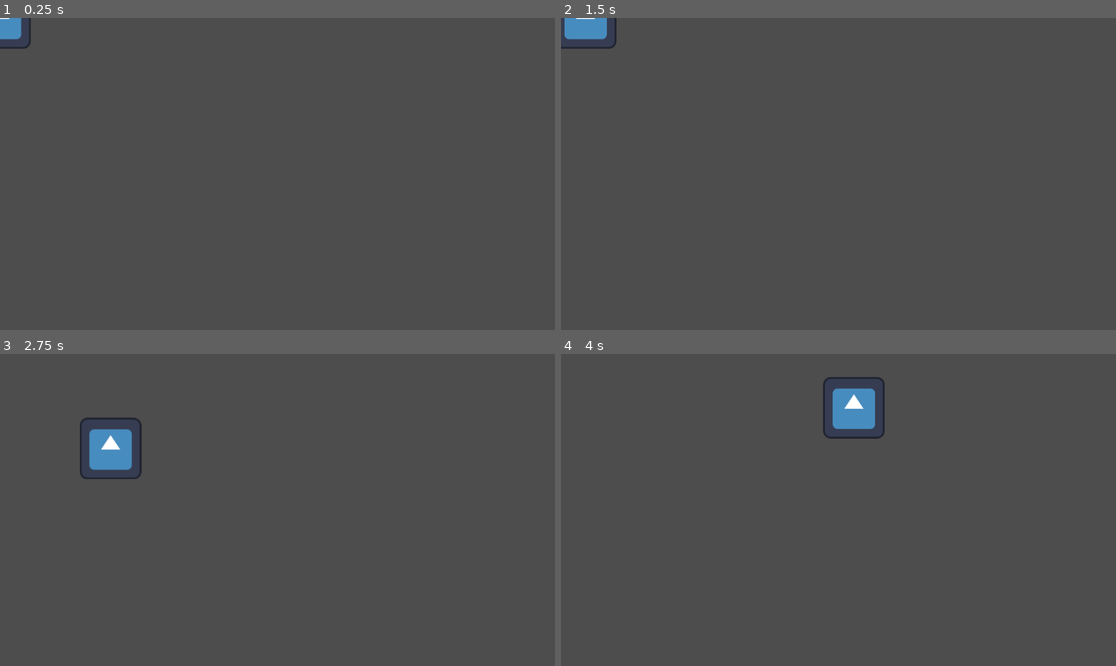
Above: before the commit, frames 1-4 (two rows, left to right).
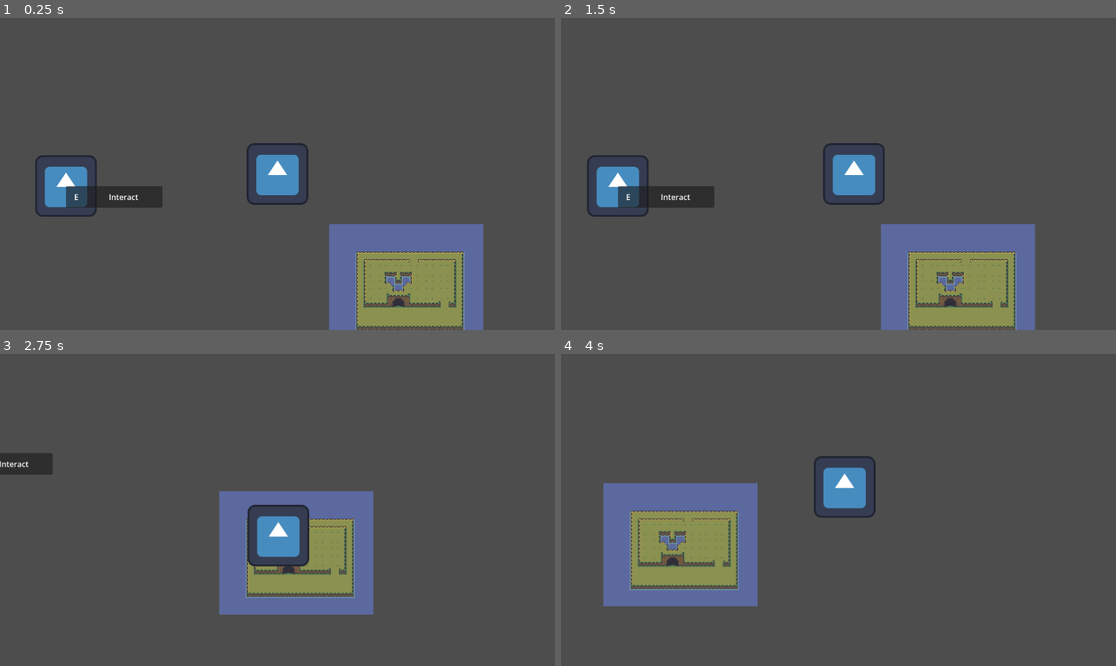
Above: after the commit, the same moments.

Repository: thiago-o-dev/rainburn
Game: Godot game, scene res://scenes/world.tscn
Same seed, same stepped clock (60 frames per second), same inputs: the game is played once before the commit and once after it. The engine's default icon, where the game draws it, is replaced by a stand-in: a white triangle on a blue panel in a dark square.
Inputs (mouse positions are in pixels of both pictures, inside the frame that each line leads up to):
- Up to frame 1 (0.25 s): no input
- Up to frame 2 (1.5 s): click (638, 195) at 0.5 s, where only the run after the commit has a clickable "E"; tap Enter at 1.25 s; hold Right (ui_right) from 1.28 s (still down); tap E (Interact, bound only after the commit) at 1.35 s
- Up to frame 3 (2.75 s): tap Space (ui_select) at 1.52, 2.27 s; release Right (ui_right) at 2.03 s; hold Down (ui_down) from 2.03 s (still down); tap E (Interact, bound only after the commit) at 2.1 s
- Up to frame 4 (4 s): release Down (ui_down) at 2.78 s; hold Right (ui_right) 2.78-3.53 s; hold Shift 2.78-3.53 s; tap E (Interact, bound only after the commit) at 3.05, 3.6 s; hold Up (ui_up) from 3.53 s (still down); tap Space (ui_select) at 3.77 s

The runs differ from the first frame. In frame 1, 13% of the frame differs, in the area x 0-88%, y 0-100%; in frame 2, 13%; in frame 3, 12%; in frame 4, 13%, in the area x 7-59%, y 7-81%.

Commit message:
feat: add base proximity interaction system

Diff:
--- /dev/null
+++ b/art/buttons/interactable_button_group.tres
@@ -0,0 +1,5 @@
+[gd_resource type="ButtonGroup" format=3 uid="uid://dj0niscyrrt4u"]
+
+[resource]
+resource_local_to_scene = false
+allow_unpress = true
--- a/project.godot
+++ b/project.godot
@@ -15,12 +15,22 @@
 config/features=PackedStringArray("4.6", "GL Compatibility")
 config/icon="res://icon.svg"
 
+[input]
+
+Interact={
+"deadzone": 0.2,
+"events": [Object(InputEventKey,"resource_local_to_scene":false,"resource_name":"","device":-1,"window_id":0,"alt_pressed":false,"shift_pressed":false,"ctrl_pressed":false,"meta_pressed":false,"pressed":false,"keycode":0,"physical_keycode":69,"key_label":0,"unicode":101,"location":0,"echo":false,"script":null)
+, Object(InputEventKey,"resource_local_to_scene":false,"resource_name":"","device":-1,"window_id":0,"alt_pressed":false,"shift_pressed":false,"ctrl_pressed":false,"meta_pressed":false,"pressed":false,"keycode":0,"physical_keycode":4194309,"key_label":0,"unicode":0,"location":0,"echo":false,"script":null)
+]
+}
+
 [layer_names]
 
 2d_physics/layer_1="Player"
 2d_physics/layer_2="Npcs"
 2d_physics/layer_3="Scenery"
 2d_physics/layer_4="Target"
+2d_physics/layer_5="Dialog"
 
 [physics]
 
--- /dev/null
+++ b/scenes/interactable_object.tscn
@@ -0,0 +1,69 @@
+[gd_scene format=3 uid="uid://ssn3q3pir3iv"]
+
+[ext_resource type="Texture2D" uid="uid://h8buwln6hyye" path="res://icon.svg" id="1_1cvqn"]
+[ext_resource type="Script" uid="uid://dw86m4eugpr0t" path="res://src/interactable_object.gd" id="1_1t2qe"]
+[ext_resource type="Script" uid="uid://cpfskgo3ang1v" path="res://src/components/interactable_object_component.gd" id="2_1t2qe"]
+
+[sub_resource type="CircleShape2D" id="CircleShape2D_1cvqn"]
+radius = 171.07309
+
+[node name="InteractableObject" type="Node2D" unique_id=1306836953 node_paths=PackedStringArray("interactable_component")]
+script = ExtResource("1_1t2qe")
+interactable_component = NodePath("InteractableComponent2")
+
+[node name="Sprite2D" type="Sprite2D" parent="." unique_id=1995311565]
+texture = ExtResource("1_1cvqn")
+
+[node name="InteractableComponent2" type="Area2D" parent="." unique_id=135069556 node_paths=PackedStringArray("label")]
+script = ExtResource("2_1t2qe")
+label = NodePath("PanelPopup/Panel/Label")
+metadata/_custom_type_script = "uid://cpfskgo3ang1v"
+
+[node name="CollisionShape2D" type="CollisionShape2D" parent="InteractableComponent2" unique_id=1306122703]
+shape = SubResource("CircleShape2D_1cvqn")
+
+[node name="PanelPopup" type="Control" parent="InteractableComponent2" unique_id=1853931044]
+layout_mode = 3
+anchors_preset = 0
+offset_right = 200.0
+offset_bottom = 46.0
+
+[node name="Panel" type="Panel" parent="InteractableComponent2/PanelPopup" unique_id=1765171744]
+layout_mode = 1
+offset_right = 200.0
+offset_bottom = 45.0
+tooltip_text = "Click to interact"
+
+[node name="Panel2" type="TextureButton" parent="InteractableComponent2/PanelPopup/Panel" unique_id=1771298144]
+layout_mode = 0
+offset_left = 2.0
+offset_top = 3.0
+offset_right = 42.0
+offset_bottom = 43.0
+
+[node name="Key" type="Label" parent="InteractableComponent2/PanelPopup/Panel/Panel2" unique_id=646162196]
+layout_mode = 1
+anchors_preset = 15
+anchor_right = 1.0
+anchor_bottom = 1.0
+grow_horizontal = 2
+grow_vertical = 2
+text = "E"
+horizontal_alignment = 1
+vertical_alignment = 1
+
+[node name="Label" type="Label" parent="InteractableComponent2/PanelPopup/Panel" unique_id=1303184996]
+layout_mode = 1
+anchors_preset = 15
+anchor_right = 1.0
+anchor_bottom = 1.0
+offset_left = 45.0
+offset_right = -5.0
+grow_horizontal = 2
+grow_vertical = 2
+text = "Interact"
+horizontal_alignment = 1
+vertical_alignment = 1
+
+[connection signal="body_entered" from="InteractableComponent2" to="InteractableComponent2" method="_on_body_entered"]
+[connection signal="body_exited" from="InteractableComponent2" to="InteractableComponent2" method="_on_body_exited"]
--- a/scenes/main_character.tscn
+++ b/scenes/main_character.tscn
@@ -5,6 +5,7 @@
 [ext_resource type="Script" uid="uid://h0bke86vtuo3" path="res://src/player/player_state_machine.gd" id="3_k0aba"]
 [ext_resource type="Script" uid="uid://ddljxwr6cfk2q" path="res://src/player/states/idle.gd" id="4_ogw1n"]
 [ext_resource type="Script" uid="uid://csrw2r8efcrbg" path="res://src/player/states/move.gd" id="5_0d0nc"]
+[ext_resource type="Script" uid="uid://dbl7r313o82tt" path="res://src/player/states/frozen.gd" id="6_0d0nc"]
 [ext_resource type="Script" uid="uid://uvmcesu2atme" path="res://src/components/player_actions_component.gd" id="6_ogw1n"]
 
 [sub_resource type="SpriteFrames" id="SpriteFrames_e6tc2"]
@@ -56,8 +57,9 @@
 [node name="CollisionShape2D" type="CollisionShape2D" parent="." unique_id=2082610997]
 shape = SubResource("CircleShape2D_k0aba")
 
-[node name="PlayerStateMachine" type="Node" parent="." unique_id=171687954 node_paths=PackedStringArray("starting_state", "current_state")]
+[node name="PlayerStateMachine" type="Node" parent="." unique_id=171687954 node_paths=PackedStringArray("frozen_state", "starting_state", "current_state")]
 script = ExtResource("3_k0aba")
+frozen_state = NodePath("Frozen")
 starting_state = NodePath("Idle")
 current_state = NodePath("Idle")
 metadata/_custom_type_script = "uid://sksjd0ctv8vi"
@@ -72,6 +74,13 @@
 idle_state = NodePath("../Idle")
 animation_name = "idle"
 
+[node name="Frozen" type="Node" parent="PlayerStateMachine" unique_id=875398383]
+script = ExtResource("6_0d0nc")
+animation_name = "idle"
+
 [node name="PlayerActionsComponent" type="Node" parent="." unique_id=1574762467]
 script = ExtResource("6_ogw1n")
 metadata/_custom_type_script = "uid://uvmcesu2atme"
+
+[node name="Camera2D" type="Camera2D" parent="." unique_id=1132587511]
+position_smoothing_enabled = true
--- a/scenes/world.tscn
+++ b/scenes/world.tscn
@@ -1,7 +1,15 @@
 [gd_scene format=3 uid="uid://bpke1gqngxpw7"]
 
 [ext_resource type="PackedScene" uid="uid://u66fjd6pyvrq" path="res://scenes/main_character.tscn" id="1_nnsk1"]
+[ext_resource type="PackedScene" uid="uid://clbx78kasxqqh" path="res://scenes/maps/forest.tscn" id="2_rwgxs"]
+[ext_resource type="PackedScene" uid="uid://ssn3q3pir3iv" path="res://scenes/interactable_object.tscn" id="3_4wyf3"]
 
 [node name="World" type="Node2D" unique_id=2024304921]
 
+[node name="Forest" parent="." unique_id=282991705 instance=ExtResource("2_rwgxs")]
+position = Vector2(171, 72)
+
 [node name="MainCharacter" parent="." unique_id=1684079000 instance=ExtResource("1_nnsk1")]
+
+[node name="InteractableObject" parent="." unique_id=1306836953 instance=ExtResource("3_4wyf3")]
+position = Vector2(-439, 25)
--- /dev/null
+++ b/src/components/interactable_object_component.gd
@@ -0,0 +1,63 @@
+extends Area2D
+class_name InteractableComponent
+
+@export var tooltip : Control
+@export var label : Label
+
+@export_category("Controls")
+@export var instant : bool = false
+@export var freeze_player = true
+
+var is_interacting = false
+var player_on_area : bool = false
+var player_body : PlayerBody
+
+signal interacted
+signal ended_interaction
+
+func _ready():
+	interacted.connect(on_interacted)
+	ended_interaction.connect(on_ended_interaction)
+
+func on_interacted():
+	debug("interacting")
+
+	if freeze_player:
+		player_body.request_freeze()
+
+	is_interacting = true
+
+func on_ended_interaction():
+	debug("interaction ended")
+
+	if freeze_player:
+		player_body.request_unfreeze()
+
+	is_interacting = false
+
+func _input(event):
+	if not event.is_action_released("Interact"):
+		return
+	if not player_on_area:
+		return
+	if is_interacting:
+		return
+
+	interacted.emit()
+
+func _on_body_entered(body : PlayerBody):
+	player_on_area = true
+	player_body = body
+	debug("player entered")
+	if instant:
+		is_interacting = true
+		interacted.emit()
+	#show tooltip
+
+func _on_body_exited(body):
+	player_on_area = false
+	debug("player left")
+	#hide tooltip
+
+func debug(string : String):
+	label.text = string
--- /dev/null
+++ b/src/interactable_object.gd
@@ -0,0 +1,16 @@
+extends Node2D
+
+@export var interactable_component : InteractableComponent
+
+# Called when the node enters the scene tree for the first time.
+func _ready():
+	interactable_component.interacted.connect(on_interacted)
+
+func on_interacted():
+	print("interadted")
+	await get_tree().create_timer(5.0).timeout
+	interactable_component.ended_interaction.emit()
+
+# Called every frame. 'delta' is the elapsed time since the previous frame.
+func _process(delta):
+	pass
--- a/src/player/player.gd
+++ b/src/player/player.gd
@@ -1,9 +1,15 @@
 extends CharacterBody2D
+class_name PlayerBody
 
 @onready var character_animations: AnimatedSprite2D = $CharacterSprite2D
-@onready var player_state_machine: FiniteStateMachine = $PlayerStateMachine
+@onready var player_state_machine: PlayerStateMachine = $PlayerStateMachine
 @onready var player_actions_component = $PlayerActionsComponent
 
+func request_freeze() -> void:
+	player_state_machine.request_freeze()
+
+func request_unfreeze() -> void:
+	player_state_machine.request_unfreeze()
 
 func _ready() -> void:
 	player_state_machine.inject_dependencies(self, character_animations, player_actions_component)
--- a/src/player/player_state_machine.gd
+++ b/src/player/player_state_machine.gd
@@ -1,4 +1,13 @@
 extends FiniteStateMachine
+class_name PlayerStateMachine
+
+@export var frozen_state : State
+
+func request_freeze() -> void:
+	change_state(frozen_state)
+
+func request_unfreeze() -> void:
+	change_state(starting_state)
 
 func inject_dependencies(
 	parent: CharacterBody2D,
--- /dev/null
+++ b/src/player/states/frozen.gd
@@ -0,0 +1,7 @@
+extends AnimatedState
+
+var player_actions_component : PlayerActionsComponent
+var parent: CharacterBody2D
+
+func process_input(_event: InputEvent) -> State:
+	return null
Not shown, added: src/components/interactable_object_component.gd.uid
Not shown, added: src/interactable_object.gd.uid
Not shown, added: src/player/states/frozen.gd.uid
